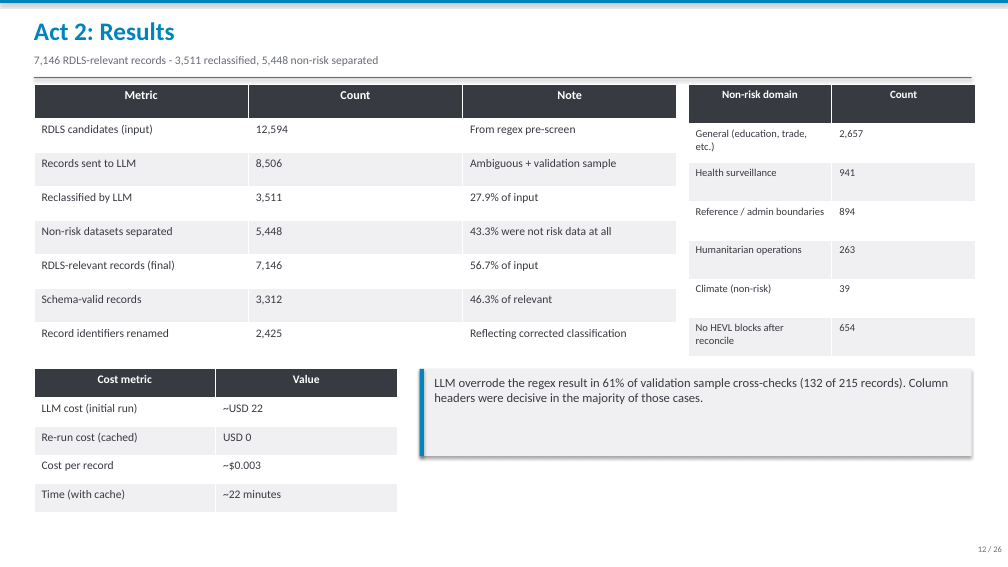
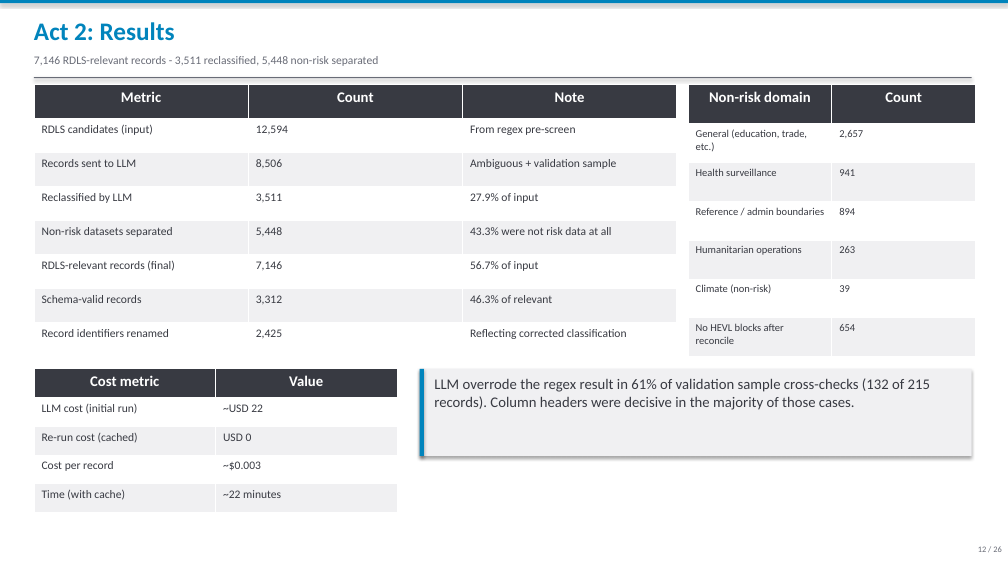
Before and after one commit to bennyistanto/to-rdls, a slide deck: slide 12 of docs/hdx2rdls_journey_20260512.pptx. Drawn at 1008x567 pixels with LibreOffice and Linux fonts; fonts in the diff are those of the drawing. Boxes give left, top, right and bottom in pixels: in the first picture for what was removed or moved away, otherwise in the second. Text is boxed around its words. In the diff, an @@ line names an element or a change of style, - is before the commit and + after.

```diff
--- a/docs/hdx2rdls_journey_20260512.pptx
+++ b/docs/hdx2rdls_journey_20260512.pptx
@@ table at bbox=[34, 85, 676, 357] @@
@@ size 11.5 to 14 pt in "Metric", "Count", "Note" @@
@@ table at bbox=[688, 85, 975, 357] @@
@@ size 10.5 to 14 pt in "Non-risk domain", "Count" @@
@@ table at bbox=[34, 369, 397, 513] @@
@@ size 11 to 14 pt in "Cost metric", "Value" @@
@@ text "LLM overrode the regex result ..." at bbox=[434, 378, 930, 410]: size 12 to 14 pt @@
```
Also in this commit, not shown: 25 other slides changed, 26 other files.
